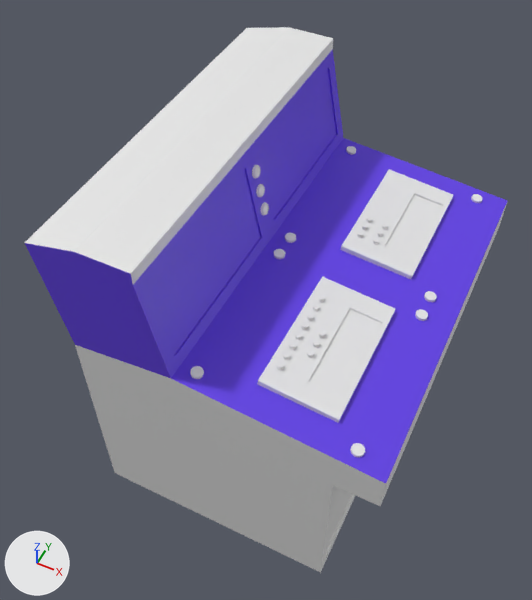
One commit to the Blender file Models/GroupD/Factory Kit/Factory Machinery/Control Room/MainControlPanelUnits/Control Panel.blend: the scene before it, then after it.
Rendered twice from a camera (50 mm lens) standing at (1.27, -1.81, 2.85) and looking at (0.4, -0.08, 0.67). The lights are fixed; the arrows at lower left show +X, +Y and +Z.
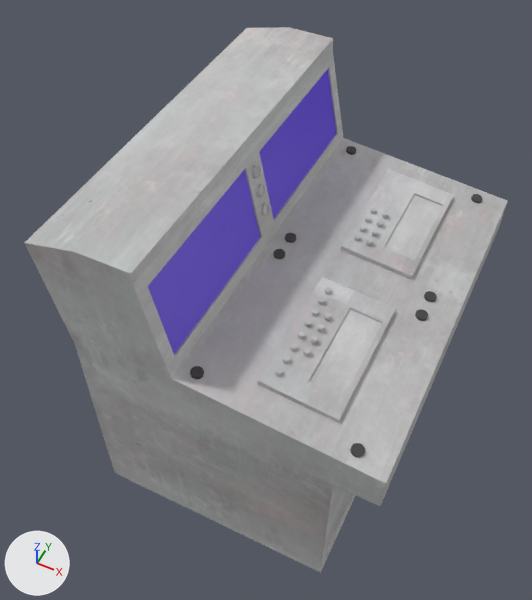
What the commit changed:
Picture 'Metal055A_1K-PNG_Color.png' (img_metal055a_1k_png_color_png) is new.
In material 'Material.002' (mat_material_002), base_color is no longer (0.8, 0.8, 0.8), white #e7e7e7.
In material 'Material.002' (mat_material_002), texture is now set to img_metal055a_1k_png_color_png.
Material 'Material.004' (mat_material_004) is new.
Its base color is (0.0532, 0.0532, 0.0532) (black #414141).
me_cylinder_042 is used by ob_cylinder_011; location (0.0, 0.001, 0.0); rotation (0.0, 0.099, 0.0), in degrees (0, 5.7, 0); scale (0.0216, 0.0216, 0.0108).
me_cylinder_042 had 10549 vertices, 9736 faces and spanned x -9.8..48.4, y -33.1..33.1, z 0.0..129.1.
me_cylinder_042 now has 4516 vertices, 3579 faces and spans x -9.8..48.4, y -33.1..33.1, z 0.0..129.1.
me_cylinder_042 part 1: the loose piece of 129 vertices spanning x 26.4..27.4, y 12.2..13.2, z 90.9..92.2 is rebuilt with 160 vertices and now spans x 26.2..27.3, y 12.0..13.0, z 90.7..92.4.
me_cylinder_042 part 2: 9 loose pieces with 4361 vertices, spanning x 26.4..30.4, y -24.4..13.1, z 90.8..92.2, are deleted.
me_cylinder_042 part 3: 12 vertices moved within x 26.7..27.4, y -21.8..-8.7, z 92.1..92.2; 4697 vertices removed from x 26.4..27.4, y -22.2..11.0, z 90.9..92.2; 2994 vertices added at x 26.2..29.9, y -25.5..15.7, z 90.7..92.9.
me_cylinder_042 part 4: 979 kept faces spanning x -9.8..48.4, y -33.1..33.1, z 0.0..129.1 get new texture (UV) coordinates.
me_cylinder_042 part 5: 272 faces spanning x 15.4..43.4, y -31.4..31.1, z 87.9..89.9 switch from mat_material_002 (white #e7e7e7) to mat_material_004 (black #414141).
me_cylinder_042 part 6: 19 faces spanning x -9.8..47.7, y -33.1..33.1, z 81.4..129.1 switch from mat_material_003 (blue #613ce5) to mat_material_002 (picture img_metal055a_1k_png_color_png).

Where the change shows, as pixel boxes (x1, y1, x2, y2) in the pictures (532 x 600 px; the box of a moved part takes in the faces that stretch with it):
'Cylinder.011', surface changed, reshaped: (25, 27, 507, 573) in both
part 1 of me_cylinder_042, rebuilt: before (366, 216, 372, 223); after (365, 216, 372, 223)
part 2 of me_cylinder_042, deleted: before (277, 223, 388, 370)
part 3 of me_cylinder_042, moved or reshaped: before (283, 224, 368, 360); after (275, 208, 389, 377)
part 4 of me_cylinder_042, surface changed (white to grey): (25, 27, 507, 573) in both
part 5 of me_cylinder_042, recoloured (white to grey): (190, 146, 482, 457) in both
part 6 of me_cylinder_042, recoloured (blue to grey): (25, 50, 507, 483) in both
